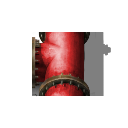
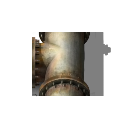
Revision of a layered (128, 128) image; what changed, layer by layer:
pixels changed over [35, 32, 84, 96] (layer not identified)
